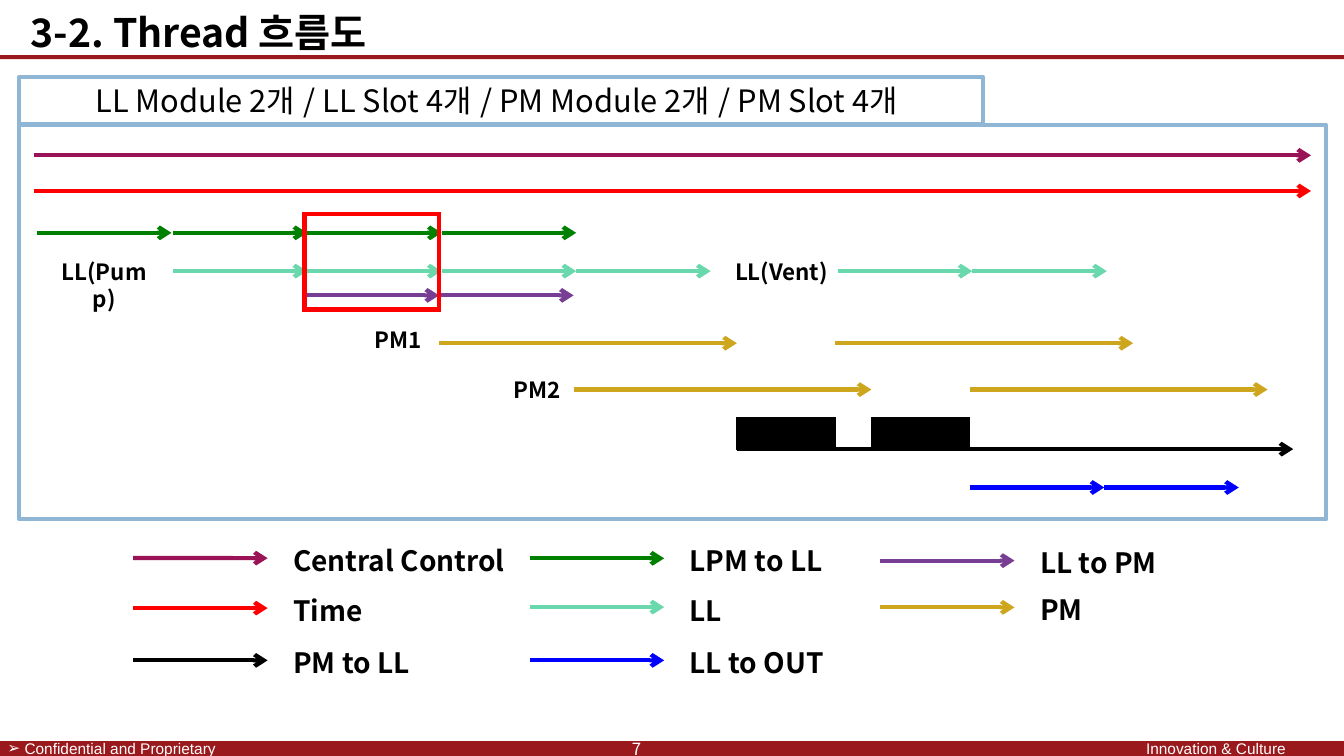
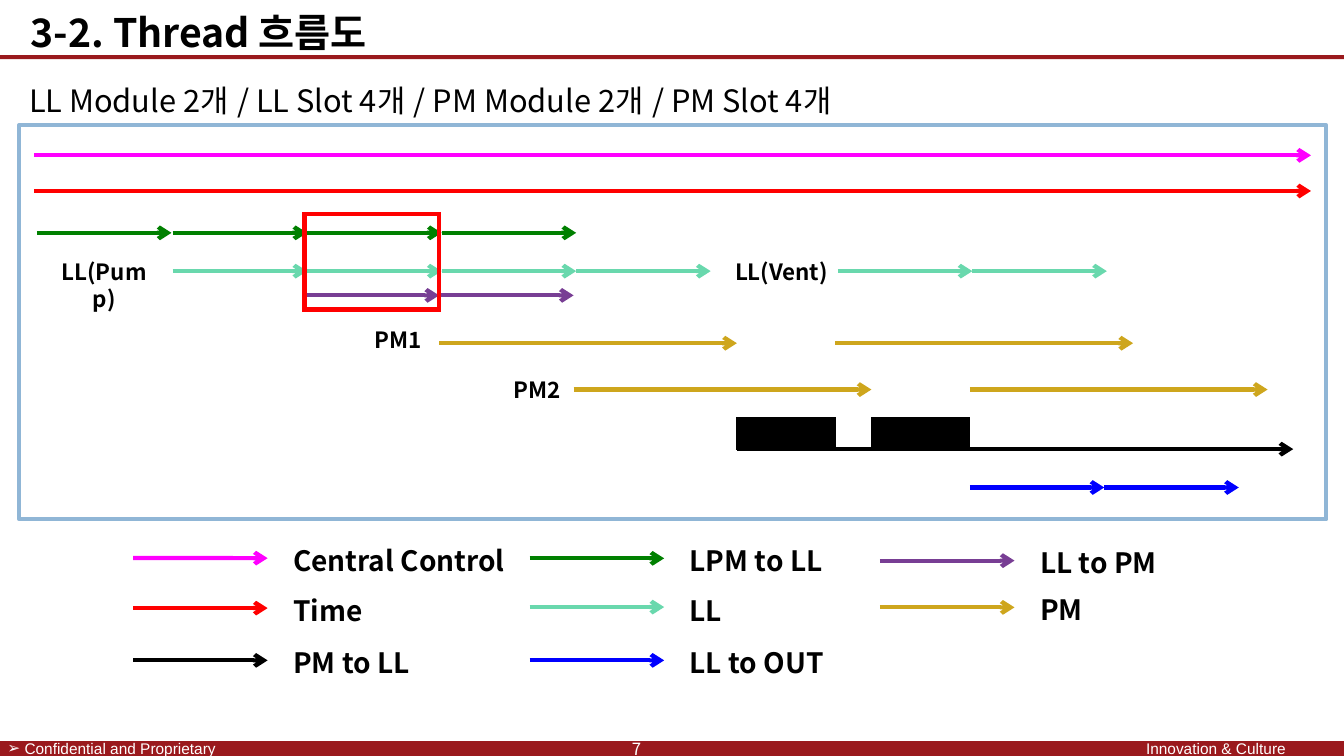
Before and after one commit to SaintSeong/JusungProject, a slide deck: slide 13 of A조 발표/A조 발표 최종.pptx. Drawn at 1344x756 pixels with LibreOffice and Linux fonts; fonts in the diff are those of the drawing; background and template pictures are left out. Boxes give left, top, right and bottom in pixels: in the first picture for what was removed or moved away, otherwise in the second. Text is boxed around its words. In the diff, an @@ line names an element or a change of style, - is before the commit and + after.

```diff
--- a/A조 발표/A조 발표 최종.pptx
+++ b/A조 발표/A조 발표 최종.pptx
@@ text "LL Module 2개 / LL ...": place and size @@
-text "LL Module 2개 / LL ..." at [19, 77, 983, 123]
+text "LL Module 2개 / LL ..." at [29, 86, 831, 115]
@@ text "LL Module 2개 / LL ..." at [29, 86, 831, 115]: alignment centre to left; outline #90B6D6 3 pt to none @@
@@ arrow (34, 155) - (1312, 155): stroke #9A1356 3 pt to #FF00FF 3 pt @@
@@ arrow (133, 559) - (268, 559): stroke #9A1356 3 pt to #FF00FF 3 pt @@
```
Also in this commit, not shown: 7 other slides changed, 5 slides added, 1 other file.
